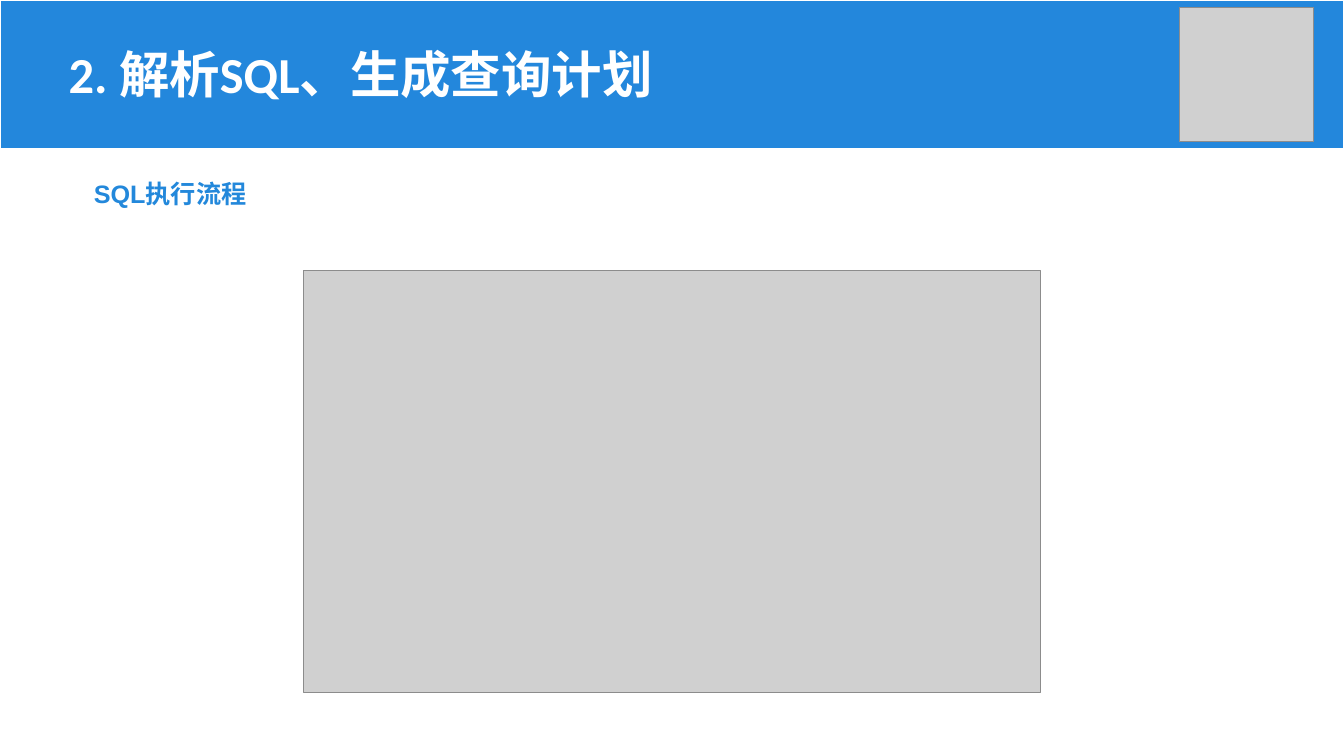
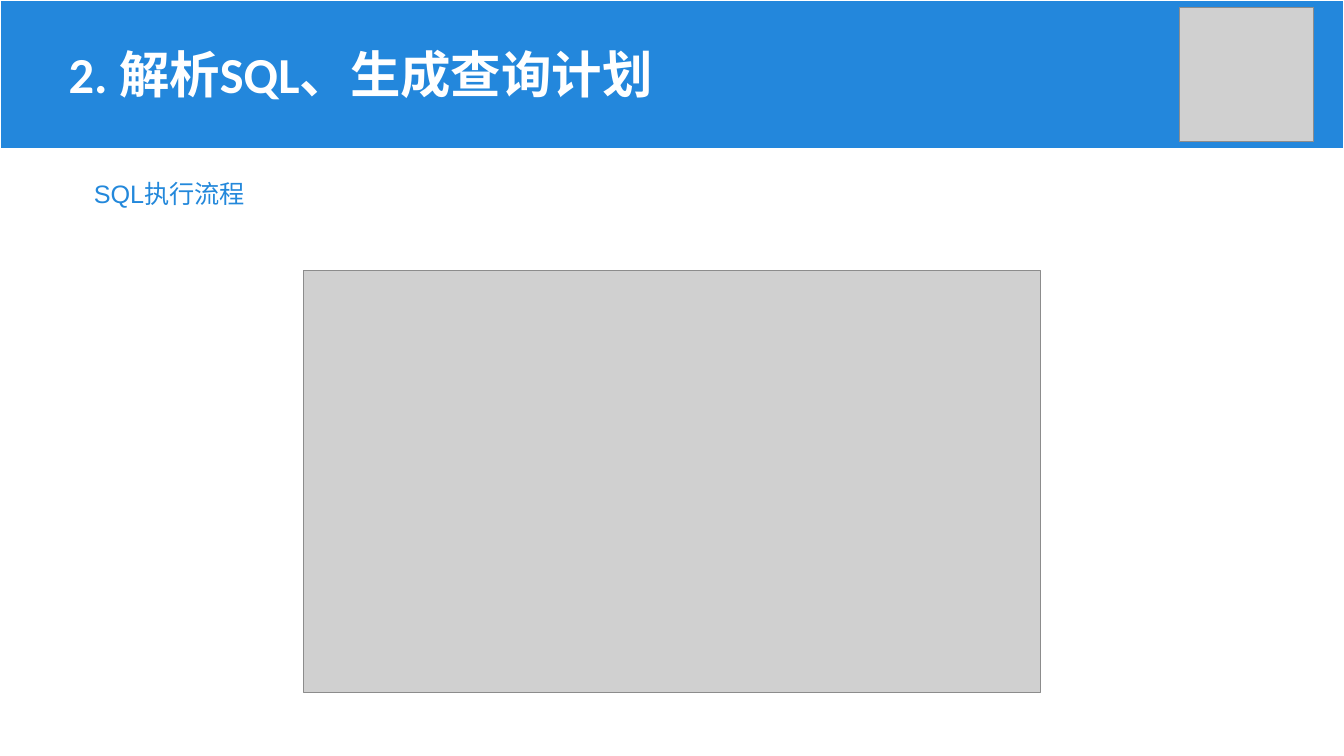
Before and after one commit to Khighness/bplustree, a slide deck: slide 4 of docs/cantai.pptx. Drawn at 1344x756 pixels with LibreOffice and Linux fonts; fonts in the diff are those of the drawing; grey boxes stand for pictures. Boxes give left, top, right and bottom in pixels: in the first picture for what was removed or moved away, otherwise in the second. Text is boxed around its words. In the diff, an @@ line names an element or a change of style, - is before the commit and + after.

```diff
--- a/docs/cantai.pptx
+++ b/docs/cantai.pptx
@@ text "SQL执行流程" at [94,182,245,208]: bold off @@
```
Also in this commit, not shown: 5 other slides changed, 2 slides added, 1 other file.
